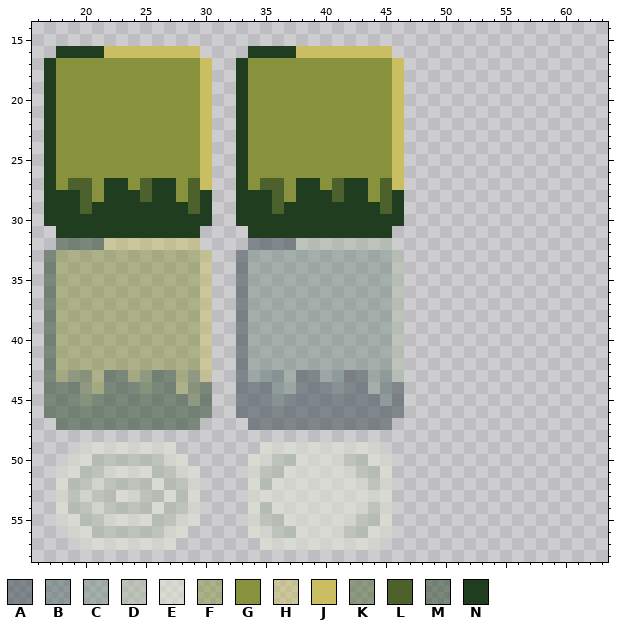
Pixel-art sprite, stored at sprites/Tiles.png. This is how it looked before the edit.
The file is 128x128 pixels, drawn in blocks of 2x2; one block is one cell here. Shown: x 16..63, y 14..58.
Palette (. is transparent): A #2c3a427a  B #4c63617a  C #778c807a  D #acb9a47a  E #e7ead77a  F #88923d7a  G #88923d  H #c9bf627a  J #c9bf62  K #4c612b7a  L #4c612b  M #203d1f7a  N #203d1f
Pixels before, first column x 17:
16 .NNNNJJJJJJJJ....NNNNJJJJJJJJ.
17 NGGGGGGGGGGGGJ..NGGGGGGGGGGGGJ
18 NGGGGGGGGGGGGJ..NGGGGGGGGGGGGJ
19 NGGGGGGGGGGGGJ..NGGGGGGGGGGGGJ
20 NGGGGGGGGGGGGJ..NGGGGGGGGGGGGJ
21 NGGGGGGGGGGGGJ..NGGGGGGGGGGGGJ
22 NGGGGGGGGGGGGJ..NGGGGGGGGGGGGJ
23 NGGGGGGGGGGGGJ..NGGGGGGGGGGGGJ
24 NGGGGGGGGGGGGJ..NGGGGGGGGGGGGJ
25 NGGGGGGGGGGGGJ..NGGGGGGGGGGGGJ
26 NGGGGGGGGGGGGJ..NGGGGGGGGGGGGJ
27 NGLLGNNGLNNGLJ..NGLLGNNGLNNGLJ
28 NNNLGNNNLNNGLN..NNNLGNNNLNNGLN
29 NNNLNNNNNNNNLN..NNNLNNNNNNNNLN
30 NNNNNNNNNNNNNN..NNNNNNNNNNNNNN
31 .NNNNNNNNNNNN....NNNNNNNNNNNN.
32 .MMMMHHHHHHHH....AAAADDDDDDDD.
33 MFFFFFFFFFFFFH..ACCCCCCCCCCCCD
34 MFFFFFFFFFFFFH..ACCCCCCCCCCCCD
35 MFFFFFFFFFFFFH..ACCCCCCCCCCCCD
36 MFFFFFFFFFFFFH..ACCCCCCCCCCCCD
37 MFFFFFFFFFFFFH..ACCCCCCCCCCCCD
38 MFFFFFFFFFFFFH..ACCCCCCCCCCCCD
39 MFFFFFFFFFFFFH..ACCCCCCCCCCCCD
40 MFFFFFFFFFFFFH..ACCCCCCCCCCCCD
41 MFFFFFFFFFFFFH..ACCCCCCCCCCCCD
42 MFFFFFFFFFFFFH..ACCCCCCCCCCCCD
43 MFKKFMMFKMMFKH..ACBBCAACBAACBD
44 MMMKFMMMKMMFKM..AAABCAAABAACBA
45 MMMKMMMMMMMMKM..AAABAAAAAAAABA
46 MMMMMMMMMMMMMM..AAAAAAAAAAAAAA
47 .MMMMMMMMMMMM....AAAAAAAAAAAA.
48 ..............................
49 ...EEEEEEEE.......EEEEEEEEEE..
50 ..EEDDDDDDEE.....EEDDEEEEDDEE.
51 .EEDDEEEEDDEE....EDDEEEEEEDDE.
52 .EDDEDDDDEDDE....EDEEEEEEEEDE.
53 .EDEDDEEDDEDE....EEEEEEEEEEEE.
54 .EDDEDDDDEDDE....EDEEEEEEEEDE.
55 .EEDDEEEEDDEE....EDDEEEEEEDDE.
56 ..EEDDDDDDEE.....EEDDEEEEDDEE.
57 ...EEEEEEEE.......EEEEEEEEEE..
Now the later version:
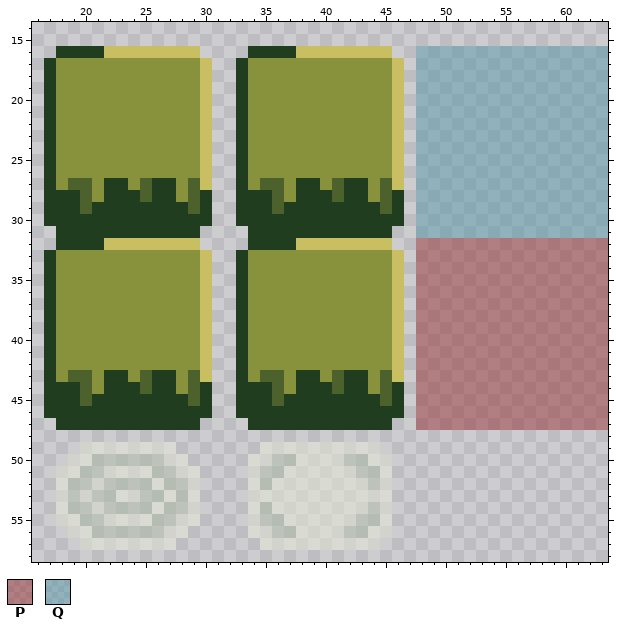
Colours new in this view: P #93272d7a  Q #5093a47a
From old to new:
Colour C gives way to colour G in rows 33 to 42 at x 34 to 45; in row 43 at x 34, 37, 40 and 44; in row 44 at x 37 and 44.
Colour F gives way to colour G in rows 33 to 42 at x 18 to 29; in row 43 at x 18, 21, 24 and 28; in row 44 at x 21 and 28.
Colour D gives way to colour J in row 32 at x 38 to 45; in rows 33 to 43 at x 46.
Colour H gives way to colour J in row 32 at x 22 to 29; in rows 33 to 43 at x 30.
Colour B gives way to colour L in row 43 at x 35 to 36, 41 and 45; in row 44 at x 36, 41 and 45; in row 45 at x 36 and 45.
Colour K gives way to colour L in row 43 at x 19 to 20, 25 and 29; in row 44 at x 20, 25 and 29; in row 45 at x 20 and 29.
Colour A gives way to colour N in row 32 at x 34 to 37; in rows 33 to 42 at x 33; in row 43 at x 33, 38 to 39 and 42 to 43; in row 44 at x 33 to 35, 38 to 40, 42 to 43 and 46; in row 45 at x 33 to 35, 37 to 44 and 46; in row 46 at x 33 to 46.
Colour A gives way to colour N in row 47 at x 34 to 45.
Colour M gives way to colour N in row 32 at x 18 to 21; in rows 33 to 42 at x 17; in row 43 at x 17, 22 to 23 and 26 to 27; in row 44 at x 17 to 19, 22 to 24, 26 to 27 and 30; in row 45 at x 17 to 19, 21 to 28 and 30; in row 46 at x 17 to 30.
Colour M gives way to colour N in row 47 at x 18 to 29.
The edit adds colour P in rows 32 to 47 at x 48 to 63.
The edit adds colour Q in rows 16 to 31 at x 48 to 63.
